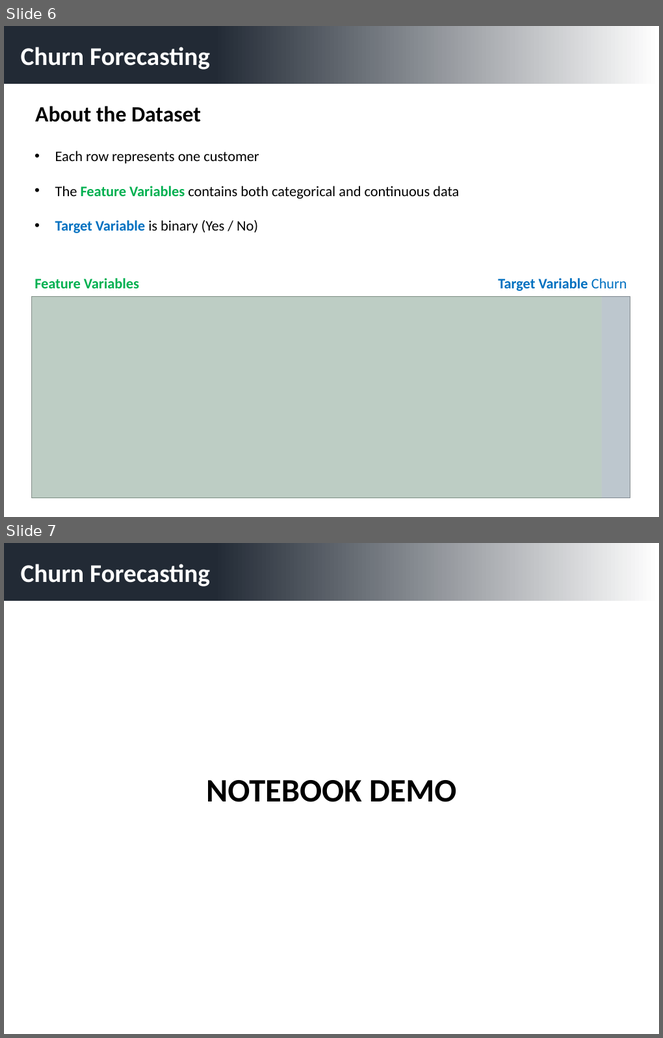
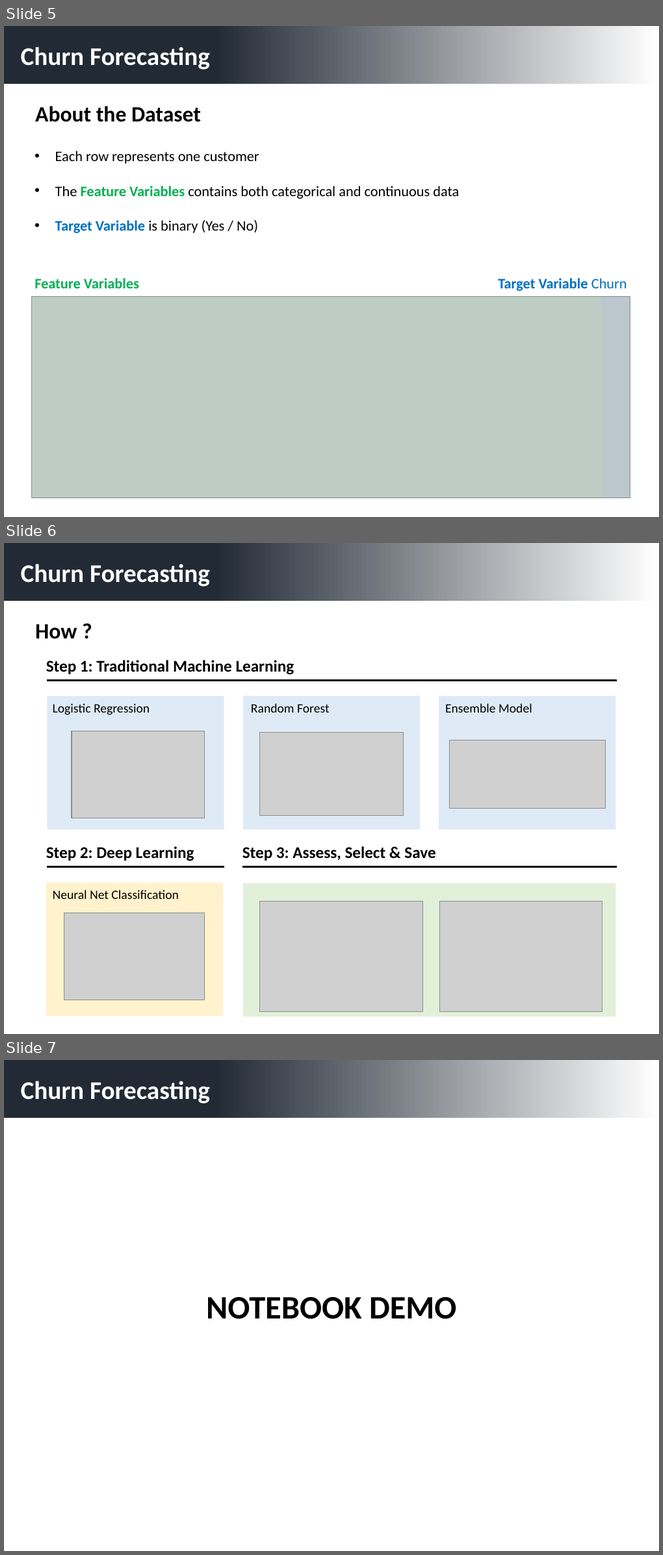
Before and after one commit to ehannell/customer_retention, a slide deck: Presentation Slides/Customer Retention Presentation.pptx. Shown one above the other, each under a label of ours: slides 6 and 7 before the commit, slides 5, 6 and 7 after it. The pictures are 663x1038 and 663x1555 pixels, drawn with LibreOffice and Linux fonts; fonts in the diff are those of the drawing; grey boxes stand for pictures. Boxes give left, top, right and bottom in pixels: in the first picture for what was removed or moved away, otherwise in the second. Text is boxed around its words. In the diff, an @@ line names an element or a change of style, - is before the commit and + after.

```diff
--- a/Presentation Slides/Customer Retention Presentation.pptx
+++ b/Presentation Slides/Customer Retention Presentation.pptx
@@ slide 6 added at [4, 543, 659, 1034], background #FFFFFF @@
@@ rectangle added at [4, 543, 659, 601], fill gradient #222A35 to #FFFFFF @@
@@ text added at [21, 564, 210, 587], 28 pt, text #FFFFFF, bold @@
+Churn Forecasting
@@ text added at [35, 624, 77, 639], 24 pt, text #000000, bold @@
+How ?
@@ text added at [46, 660, 295, 675], 18 pt, text #000000, bold @@
+Step 1: Traditional Machine Learning
@@ line added from (47, 681) to (616, 681), #000000 2.25 pt @@
@@ rectangle added at [48, 696, 224, 830], fill #DEEBF7 @@
@@ rectangle added at [243, 696, 420, 830], fill #DEEBF7 @@
@@ rectangle added at [439, 696, 616, 830], fill #DEEBF7 @@
@@ text added at [53, 704, 150, 715], 14 pt, text #000000 @@
+Logistic Regression
@@ text added at [251, 704, 329, 713], 14 pt, text #000000 @@
+Random Forest
@@ text added at [445, 704, 532, 713], 14 pt, text #000000 @@
+Ensemble Model
@@ picture added at [72, 731, 204, 819] @@
@@ picture added at [260, 732, 404, 815] @@
@@ picture added at [449, 740, 605, 809] @@
@@ text added at [46, 847, 194, 861], 18 pt, text #000000, bold @@
+Step 2: Deep Learning
@@ text added at [243, 847, 436, 861], 18 pt, text #000000, bold @@
+Step 3: Assess, Select & Save
@@ line added from (47, 867) to (224, 867), #000000 2.25 pt @@
@@ line added from (243, 867) to (616, 867), #000000 2.25 pt @@
@@ rectangle added at [46, 883, 223, 1017], fill #FFF2CC @@
@@ text added at [53, 890, 179, 899], 14 pt, text #000000 @@
+Neural Net Classification
@@ rectangle added at [243, 884, 616, 1017], fill #E2F0D9 @@
@@ picture added at [260, 901, 423, 1012] @@
@@ picture added at [440, 901, 603, 1012] @@
@@ picture added at [64, 913, 204, 1001] @@
@@ what was slide 6 is now slide 5 @@
```
Also in this commit, not shown: 1 slide changed, 1 slide removed, 2 other files.
